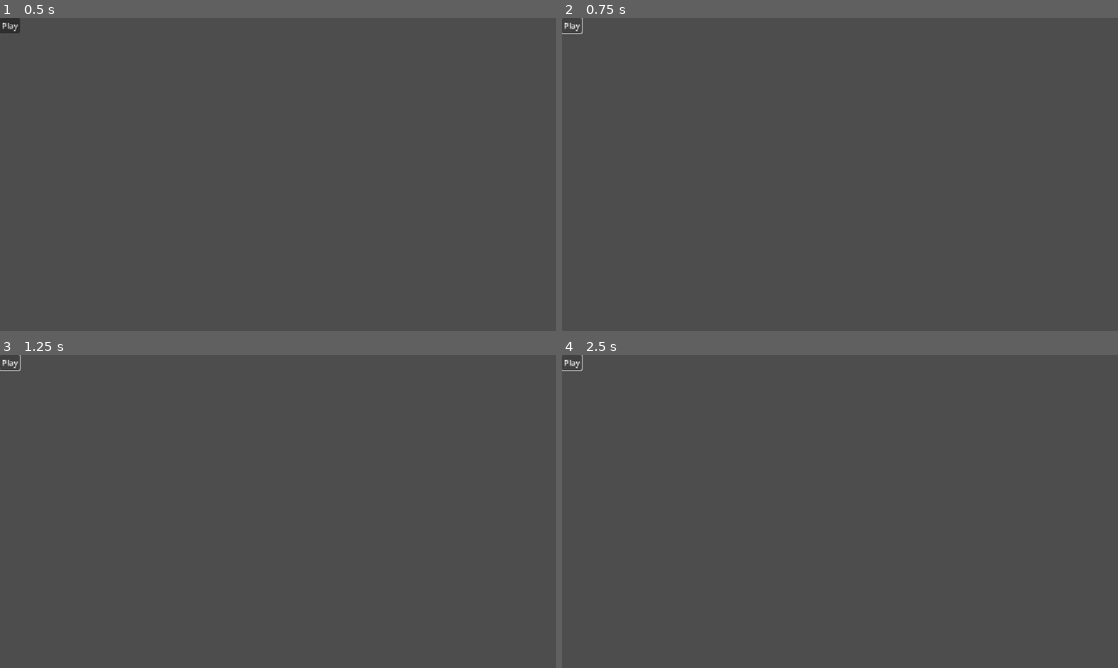
Above: before the commit, frames 1-4 (two rows, left to right).
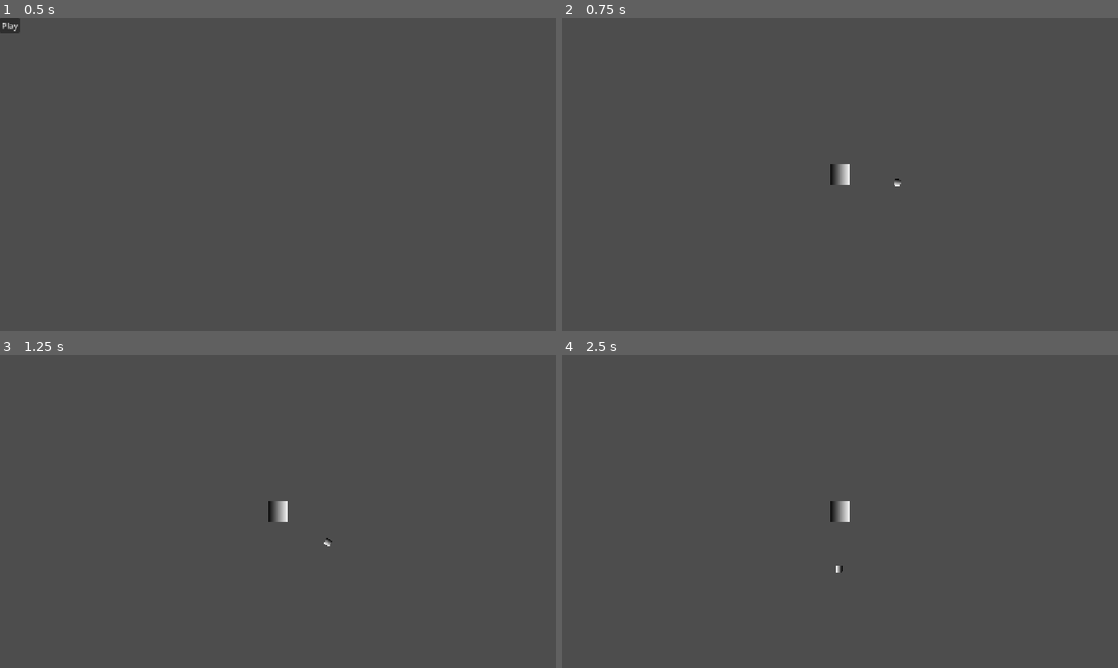
Above: after the commit, the same moments.

Repository: ChristusRegnat/Orbit
Game: Godot game, scene res://menu.tscn
Two runs of this game, one before a commit and one after it. Both use one fixed random seed, a clock stepped at 60 frames per second and the inputs below.
Inputs (mouse positions are in pixels of both pictures, inside the frame that each line leads up to):
- Up to frame 1 (0.5 s): no input
- Up to frame 2 (0.75 s): click "Play" at 0.5 s
- Up to frame 3 (1.25 s): no input
- Up to frame 4 (2.5 s): click (573, 361) at 1.25 s, where only the run before the commit has a clickable "Play"; click (573, 361) at 2 s, where only the run before the commit has a clickable "Play"

Frame 1 is identical in both runs. In frame 2, 0.2% of the frame differs, in the area x 0-61%, y 0-54%; in frame 3, 0.2%; in frame 4, 0.3%, in the area x 0-52%, y 0-70%.

Commit message:
Play Button Debug
The play button now works!

Diff:
--- a/orbitus/MainMenu.gd
+++ b/orbitus/MainMenu.gd
@@ -7,9 +7,12 @@
 
 
 # Called every frame. 'delta' is the elapsed time since the previous frame.
-func _process(delta: float) -> void:
+func _process(_delta: float) -> void:
 	pass
 
 # Start game when the play button is pressed.
-func _on_PlayButton_pressed() -> void:
-	get_tree().change_scene_to_file("res://game.tscn")# Replace with function body.
+
+
+
+func _on_play_button_pressed() -> void:
+	get_tree().change_scene_to_file("res://game.tscn") # Replace with function body.
--- a/orbitus/menu.tscn
+++ b/orbitus/menu.tscn
@@ -23,4 +23,4 @@
 layout_mode = 2
 text = "Play"
 
-[connection signal="pressed" from="MainMenuControl/MarginContainer/VBoxContainer/PlayButton" to="." method="_on_button_pressed"]
+[connection signal="pressed" from="MainMenuControl/MarginContainer/VBoxContainer/PlayButton" to="." method="_on_play_button_pressed"]
